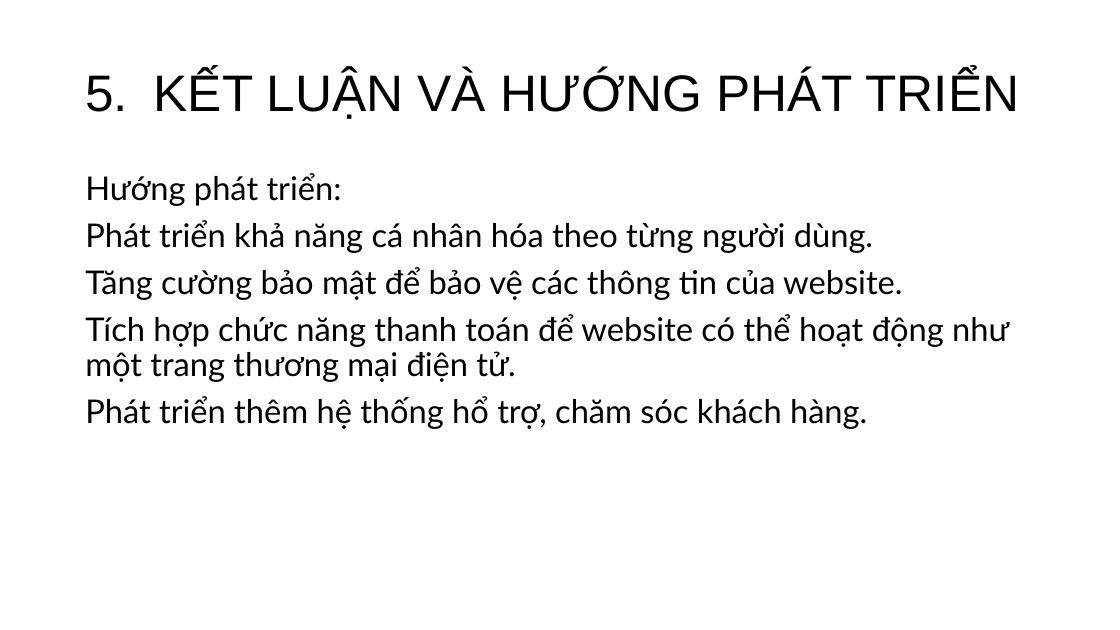
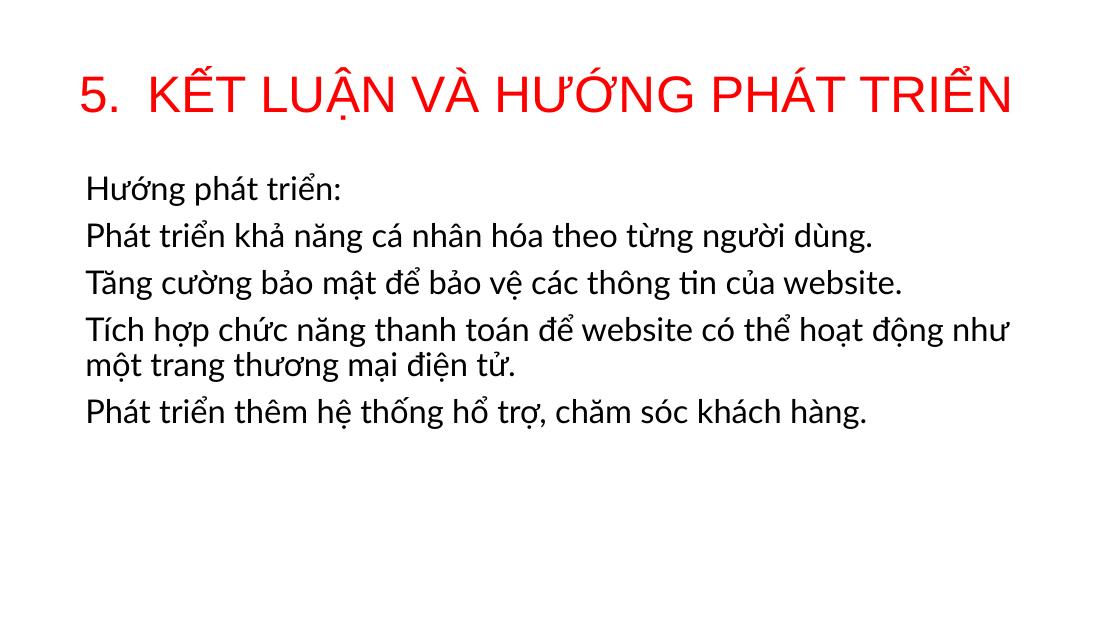
Before and after one commit to TBaoD/csn-da23ttb-dangthaibao-websiteocop, a slide deck: slide 21 of thesis/abs/DangThaiBaoSlideBaoCaoCSN.pptx. Drawn at 1120x630 pixels with LibreOffice and Linux fonts; fonts in the diff are those of the drawing. Boxes give left, top, right and bottom in pixels: in the first picture for what was removed or moved away, otherwise in the second. Text is boxed around its words. In the diff, an @@ line names an element or a change of style, - is before the commit and + after.

```diff
--- a/thesis/abs/DangThaiBaoSlideBaoCaoCSN.pptx
+++ b/thesis/abs/DangThaiBaoSlideBaoCaoCSN.pptx
@@ title "KẾT LUẬN VÀ HƯỚNG PHÁT ..." at (x1=147, y1=71, x2=1013, y2=120): text colour #000000 to #FF0000 @@
```
Also in this commit, not shown: 21 other slides changed.
